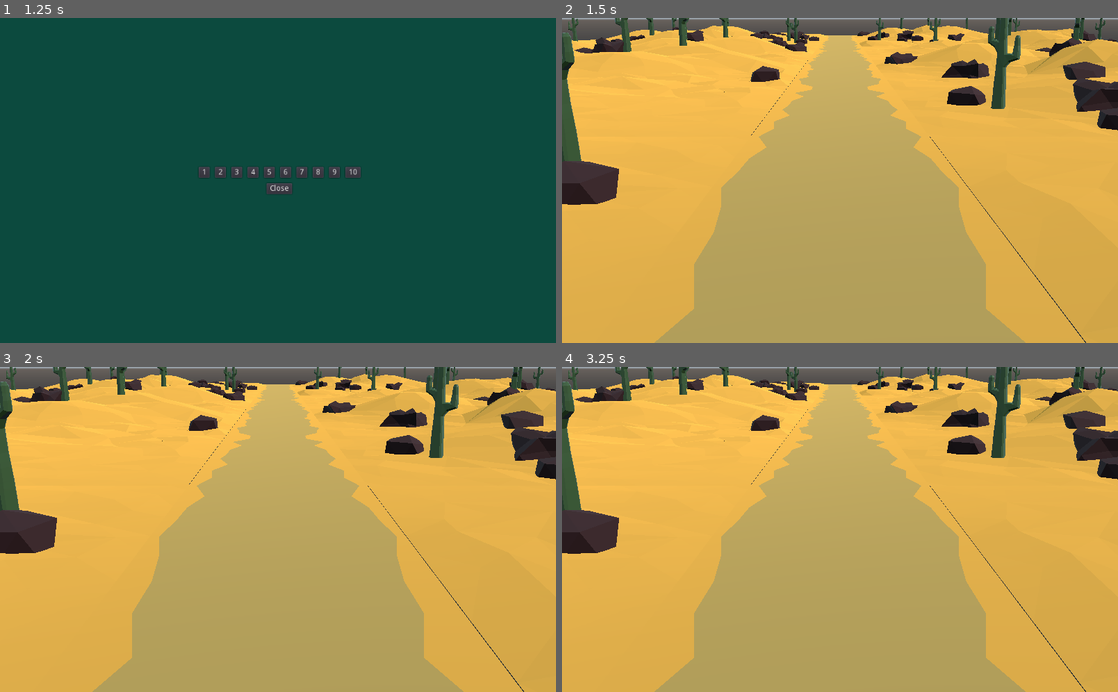
Above: before the commit, frames 1-4 (two rows, left to right).
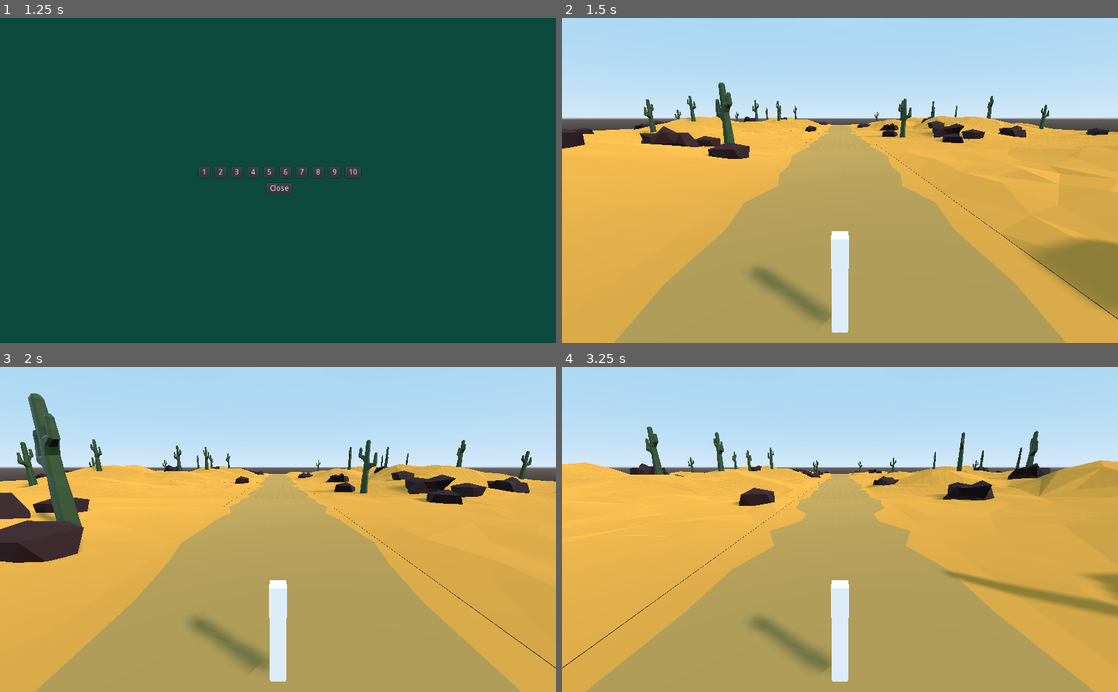
Above: after the commit, the same moments.

Repository: rans0000/math-runner
Game: Godot game, scene res://ui/MainMenu/MainMenu.tscn
Same seed, same stepped clock (60 frames per second), same inputs: the game is played once before the commit and once after it.
Inputs:
- Up to frame 1 (1.25 s): click "Play" at 0.5 s
- Up to frame 2 (1.5 s): click "1" at 1.25 s
- Up to frame 3 (2 s): no input
- Up to frame 4 (3.25 s): no input

Frame 1 is identical in both runs. In frame 2, 48% of the frame differs, in the area x 0-100%, y 0-100%; in frame 3, 46%; in frame 4, 49%.

Commit message:
add stand-in player and dynamically add/remove new platforms

Diff:
--- a/Environment/Desert/Desert.tscn
+++ b/Environment/Desert/Desert.tscn
@@ -7,7 +7,11 @@
 [sub_resource type="BoxShape" id=1]
 extents = Vector3( 4, 1, 25 )
 
-[node name="Desert" type="StaticBody"]
+[node name="Desert" type="StaticBody" groups=[
+"platform",
+]]
+collision_layer = 2
+collision_mask = 0
 script = ExtResource( 1 )
 
 [node name="DesertRoad" parent="." instance=ExtResource( 2 )]
@@ -18,6 +22,8 @@
 [node name="DesertSand2" parent="." instance=ExtResource( 3 )]
 transform = Transform( 1, 0, 0, 0, 1, 0, 0, 0, 1, 28.75, 0, 0 )
 
-[node name="CollisionShape" type="CollisionShape" parent="."]
+[node name="CollisionShape" type="CollisionShape" parent="." groups=[
+"platform",
+]]
 transform = Transform( 1, 0, 0, 0, 1, 0, 0, 0, 1, 0, -1, 0 )
 shape = SubResource( 1 )
--- a/Environment/World/World.gd
+++ b/Environment/World/World.gd
@@ -6,12 +6,16 @@
 onready var pause_menu = $PauseMenu
 onready var Global = get_node("/root/Global")
 onready var desert_scene = preload("res://Environment/Desert/Desert.tscn")
+onready var player = $Player
 
 
 
 func _ready():
 	pause_menu.visible = false
 	prints("Global number", Global.number)
+	player.connect("detect_empty_floor", self, "generate_world")
+#	player.connect("", self, "generate_world")
+	player.connect("detect_obsolete_floor", self, "delete_floor")
 	for i in range(4):
 		generate_world()
 
@@ -30,3 +34,9 @@
 	call_deferred("add_child", platform)
 	pos += BLOCK_WIDTH
 	pass
+
+
+
+func delete_floor(pos_z, platform):
+	platform.queue_free()
+	pass
--- a/Environment/World/World.tscn
+++ b/Environment/World/World.tscn
@@ -1,13 +1,14 @@
-[gd_scene load_steps=3 format=2]
+[gd_scene load_steps=4 format=2]
 
 [ext_resource path="res://Environment/World/World.gd" type="Script" id=1]
 [ext_resource path="res://ui/PauseMenu/PauseMenu.tscn" type="PackedScene" id=2]
+[ext_resource path="res://Player/Player.tscn" type="PackedScene" id=3]
 
 [node name="World" type="Spatial"]
 script = ExtResource( 1 )
 
 [node name="Camera" type="Camera" parent="."]
-transform = Transform( 1, 0, 0, 0, 0.965926, 0.258819, 0, -0.258819, 0.965926, 0, 4.8, 0 )
+transform = Transform( 1, 0, 0, 0, 0.965926, 0.258819, 0, -0.258819, 0.965926, 0, 4.8, 8.25 )
 fov = 30.0
 far = 1000.0
 
@@ -15,3 +16,8 @@
 
 [node name="DirectionalLight" type="DirectionalLight" parent="."]
 transform = Transform( 0.670051, 0.372122, 0.642306, -0.742315, 0.335896, 0.579778, 0, -0.865274, 0.501299, 0, 3.89171, 0 )
+shadow_enabled = true
+shadow_bias = 0.01
+
+[node name="Player" parent="." instance=ExtResource( 3 )]
+transform = Transform( 1, 0, 0, 0, 1, 0, 0, 0, 1, 0, 0.025, 0 )
--- /dev/null
+++ b/Player/Player.gd
@@ -0,0 +1,54 @@
+extends KinematicBody
+
+signal detect_empty_floor
+signal detect_obsolete_floor(z_pos, platform)
+
+const MAX_SPEED = 50
+var velocity = Vector3()
+var pos = Vector3()
+const ACCELERATION = 20
+var side = 0
+const GRAVITY = 8
+const ROAD_WIDTH = 3.5/2
+
+onready var front_feeler = $FrontFeeler
+onready var rear_feeler = $RearFeeler
+
+
+
+func _physics_process(delta):
+	move_player(delta)
+	check_floor()
+	pass
+
+
+
+func move_player(delta):
+	velocity.x = 0
+	velocity.y = 0
+	velocity.z = move_forward(delta)
+	velocity = move_and_slide(velocity, Vector3.UP)
+	pass
+
+
+func move_forward(delta):
+	var fv = Vector3.FORWARD
+	var new_pos = fv * MAX_SPEED
+	var forward_velocity = fv.linear_interpolate(new_pos, ACCELERATION * delta)
+	return forward_velocity.z
+
+
+
+func _input(event):
+	pass
+
+
+
+func check_floor():
+	if !front_feeler.is_colliding():
+		emit_signal("detect_empty_floor")
+	if rear_feeler.is_colliding():
+		var target = rear_feeler.get_collider()
+		if target.is_in_group("platform"):
+			emit_signal("detect_obsolete_floor", transform.origin.z, target)
+	pass
--- /dev/null
+++ b/Player/Player.tscn
@@ -0,0 +1,47 @@
+[gd_scene load_steps=5 format=2]
+
+[ext_resource path="res://Player/Player.gd" type="Script" id=1]
+
+[sub_resource type="CapsuleShape" id=1]
+radius = 0.1
+height = 1.1
+
+[sub_resource type="CubeMesh" id=2]
+size = Vector3( 0.2, 1.3, 0.2 )
+
+[sub_resource type="PlaneMesh" id=3]
+
+[node name="Player" type="KinematicBody" groups=[
+"player",
+]]
+script = ExtResource( 1 )
+
+[node name="CollisionShape" type="CollisionShape" parent="."]
+transform = Transform( 1, 0, 0, 0, -1.62921e-07, -1, 0, 1, -1.62921e-07, 0, 0.65, 0 )
+shape = SubResource( 1 )
+
+[node name="MeshInstance" type="MeshInstance" parent="."]
+transform = Transform( 1, 0, 0, 0, 1, 0, 0, 0, 1, 0, 0.65, 0 )
+mesh = SubResource( 2 )
+material/0 = null
+
+[node name="MeshInstance2" type="MeshInstance" parent="."]
+visible = false
+mesh = SubResource( 3 )
+material/0 = null
+
+[node name="Camera" type="Camera" parent="."]
+transform = Transform( 1, 0, 0, 0, 0.965926, 0.258819, 0, -0.258819, 0.965926, 0, 2.6, 2.419 )
+current = true
+
+[node name="FrontFeeler" type="RayCast" parent="."]
+transform = Transform( 1, 0, 0, 0, 1, 0, 0, 0, 1, 0, 5, -250 )
+enabled = true
+cast_to = Vector3( 0, -10, 0 )
+collision_mask = 2
+
+[node name="RearFeeler" type="RayCast" parent="."]
+transform = Transform( 1, 0, 0, 0, 1, 0, 0, 0, 1, 0, 5, 350 )
+enabled = true
+cast_to = Vector3( 0, -10, 0 )
+collision_mask = 2
--- a/project.godot
+++ b/project.godot
@@ -23,6 +23,10 @@
 
 Global="*res://scripts/Global.gd"
 
+[layer_names]
+
+3d_physics/layer_2="Environment"
+
 [rendering]
 
 quality/filters/use_nearest_mipmap_filter=true
